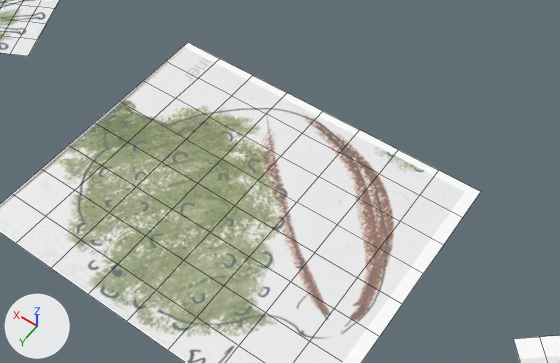
The FBX model Assets/Graphics/Models/mainCharacter.fbx as it was, and as the next commit left it.
Rendered twice from a 50 mm camera at (-1.245, 1.782, 2.289) aimed at (-0.207, 0.329, 0.004). The lights are fixed; the arrows at lower left show +X, +Y and +Z. Mesh edges are drawn as thin lines.

Script lines for the objects in view, before the commit:
```python
me_head = bpy.data.meshes.new('head')
me_head.from_pydata(...)  # 406 vertices, 304 faces; spans x -2.04..2.48, y -0.33..2.92, z -0.07..0.05
# faces by material slot: [48, 96, 64, 48, 48]
me_head.materials.append(mat_head)
me_head.materials.append(mat_arm)
me_head.materials.append(mat_body)
me_head.materials.append(mat_leg1)
me_head.materials.append(mat_leg2)
ob_head = bpy.data.objects.new('head', me_head)
ob_head.location = (-0.257, -0.886, 0.0)
```
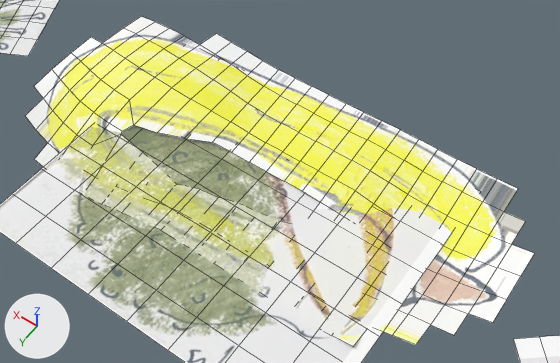
Where the change shows, as pixel boxes (x1, y1, x2, y2) in the pictures (560 x 363 px):
'boue', added
    after: (26, 16, 535, 347)

Edits to the bpy script that builds the scene:
```text
Add img_boue2_png:
    img_boue2_png = load_image('boue2.png', '../Sprites/boue2.png', 655, 283, 'Non-Color')
Add mat_boue2:
    mat_boue2 = bpy.data.materials.new('boue2')
    # uses the picture img_boue2_png
Add me_boue2:
    me_boue2.from_pydata(...)  # 196 vertices, 153 faces; spans x -0.98..1.0, y -0.42..0.46, z -0.14..0.04
    me_boue2.materials.append(mat_boue2)
Add ob_boue:
    ob_boue = bpy.data.objects.new('boue', me_boue2)
    ob_boue.location = (-0.139, 0.321, 0.084)
```
